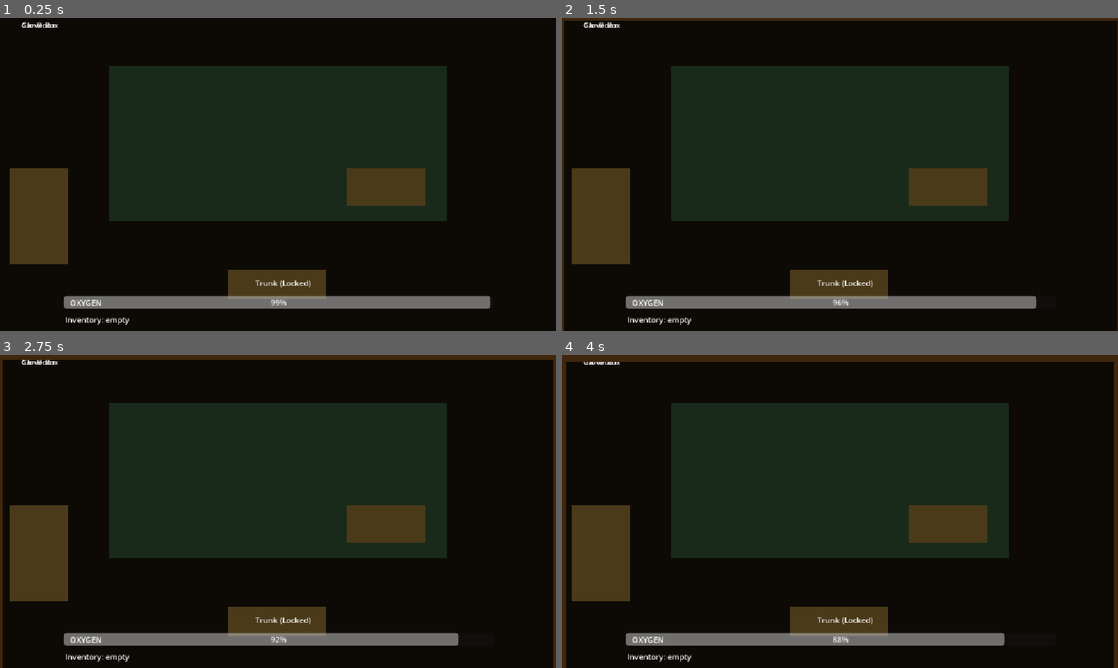
Above: before the commit, frames 1-4 (two rows, left to right).
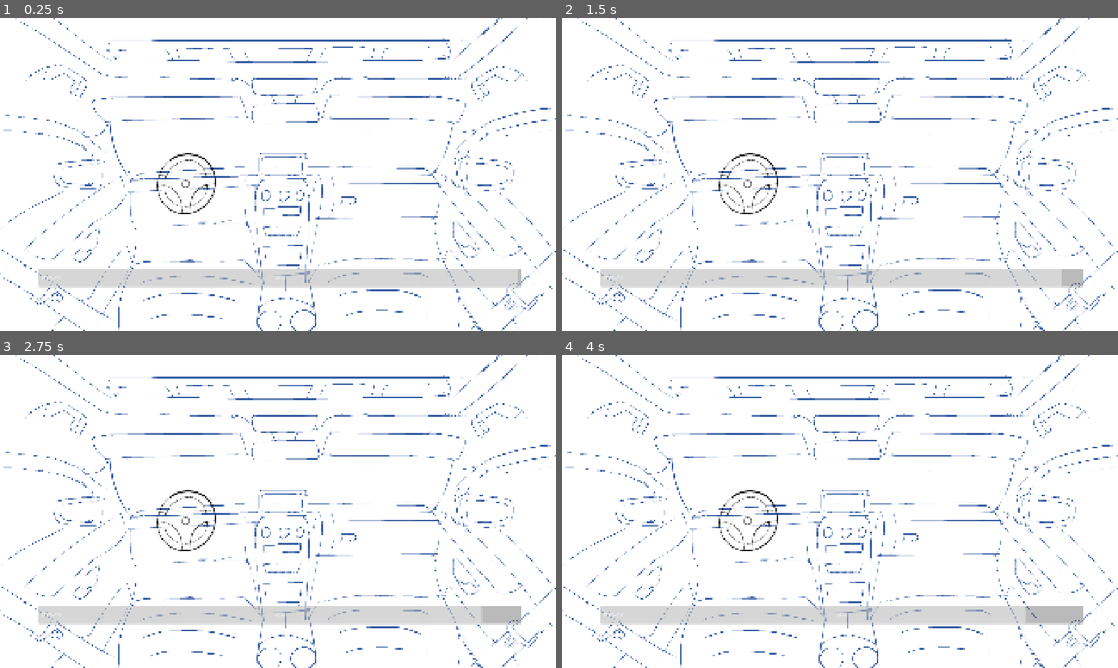
Above: after the commit, the same moments.

Repository: CcAa1001/Breath-In-Breath-Out
Game: Godot game, scene res://main.tscn
The game is run twice, just before and just after one commit, with the same random seed, the same clock (stepped at 60 frames per second) and the same inputs.
Inputs (mouse positions are in pixels of both pictures, inside the frame that each line leads up to):
- Up to frame 1 (0.25 s): no input
- Up to frame 2 (1.5 s): move the mouse to (945, 187) at 0.52 s; click (945, 187) at 0.67 s; move the mouse to (600, 215) at 1.27 s; click (600, 215) at 1.42 s
- Up to frame 3 (2.75 s): move the mouse to (278, 621) at 2.02 s; click (278, 621) at 2.17 s
- Up to frame 4 (4 s): tap Enter at 2.75 s; move the mouse to (812, 574) at 2.77 s; click (812, 574) at 2.92 s; tap Space at 3.5 s; move the mouse to (1006, 558) at 3.52 s; click (1006, 558) at 3.67 s

The runs differ from the first frame. In frame 1, 100% of the frame differs, in the area x 0-100%, y 0-100%; in frame 2, 100%; in frame 3, 100%; in frame 4, 100%.
Error before the commit: Attempt to call function 'hide' in base 'null instance' on a null instance. (res://main.gd:6)
Error after the commit: Invalid access to property or key 'shape' on a base object of type 'null instance'. (res://clickable_item.gd:19)

Commit message:
update 2

Diff:
--- a/clickable_item.gd
+++ b/clickable_item.gd
@@ -1,18 +1,43 @@
 extends Area2D
 
 @export var item_name: String = "item"
-@export var description: String = "You found something."
-@export var collectible: bool = true   # false = just shows text, doesn't go to inventory
+@export var description: String = "..."
+@export var collectible: bool = true
+@export var pov_target: String = ""  # fill this for BackSeatBtn → "back"
+
+var highlight: ColorRect
 
 func _ready() -> void:
 	input_pickable = true
-	connect("input_event", _on_input_event)
+	mouse_entered.connect(_on_hover)
+	mouse_exited.connect(_on_unhover)
+	input_event.connect(_on_input_event)
+	_build_highlight()
+
+func _build_highlight() -> void:
+	highlight = ColorRect.new()
+	var shape = $Shape.shape as RectangleShape2D
+	highlight.size = shape.size
+	highlight.position = -shape.size / 2
+	highlight.color = Color(1, 1, 1, 0.08)
+	highlight.visible = false
+	add_child(highlight)
+
+func _on_hover() -> void:
+	highlight.visible = true
+
+func _on_unhover() -> void:
+	highlight.visible = false
 
 func _on_input_event(_viewport, event, _shape_idx) -> void:
-	if event is InputEventMouseButton and event.pressed:
-		if GameManager.is_game_over:
-			return
-		print(description)   # replace with a proper dialogue box later
-		if collectible:
-			GameManager.collect_item(item_name)
-			queue_free()     # remove from scene once picked up
+	if not (event is InputEventMouseButton and event.pressed):
+		return
+	if GameManager.is_game_over:
+		return
+	if pov_target != "":
+		get_node("/root/Main/POVManager").switch_to(pov_target)
+		return
+	print("[CLICK] " + item_name + ": " + description)
+	if collectible:
+		GameManager.collect_item(item_name)
+		queue_free()
--- a/main.gd
+++ b/main.gd
@@ -3,11 +3,11 @@
 func _ready() -> void:
 	GameManager.game_over_triggered.connect(_on_game_over)
 	GameManager.item_collected.connect(_on_item_collected)
-	$UI/GameOverScreen.hide()
+	$GameOverScreen.hide() # Removed UI/
 
 func _on_game_over(reason: String) -> void:
-	$UI/GameOverScreen.show()
-	$UI/GameOverScreen/ReasonLabel.text = reason + "\n\nClick anywhere to restart"
+	$GameOverScreen.show() # Removed UI/
+	$GameOverScreen/ReasonLabel.text = reason + "\n\nClick anywhere to restart" # Removed UI/
 
 func _on_item_collected(item_name: String) -> void:
-	$UI/InventoryLabel.text = "Inventory: " + ", ".join(GameManager.inventory)
+	$InventoryLabel.text = "Inventory: " + ", ".join(GameManager.inventory) # Removed UI/
--- a/main.tscn
+++ b/main.tscn
@@ -5,102 +5,35 @@
 [ext_resource type="Script" uid="uid://hbwhbjqtbuiq" path="res://soil_overlay.gd" id="2_lquwl"]
 [ext_resource type="Script" uid="uid://clec7nsjceuyg" path="res://oxygen_bar.gd" id="3_7mycd"]
 [ext_resource type="Script" uid="uid://bqlsoxhxig1yv" path="res://game_over.gd" id="4_272bh"]
+[ext_resource type="Script" uid="uid://by2u3a0rxydt4" path="res://pov_manager.gd" id="5_272bh"]
+[ext_resource type="Texture2D" uid="uid://drjgricbynjem" path="res://assets/Placeholder.png" id="5_lquwl"]
 
-[sub_resource type="RectangleShape2D" id="RectangleShape2D_1bvp3"]
-size = Vector2(160, 80)
+[sub_resource type="CircleShape2D" id="CircleShape2D_7mycd"]
+radius = 102.176315
 
-[sub_resource type="RectangleShape2D" id="RectangleShape2D_lquwl"]
-size = Vector2(120, 200)
+[sub_resource type="RectangleShape2D" id="RectangleShape2D_272bh"]
+size = Vector2(373, 114)
 
-[sub_resource type="RectangleShape2D" id="RectangleShape2D_7mycd"]
-size = Vector2(200, 60)
+[sub_resource type="RectangleShape2D" id="RectangleShape2D_5vw27"]
+size = Vector2(170, 307)
+
+[sub_resource type="RectangleShape2D" id="RectangleShape2D_kek77"]
+size = Vector2(95, 99)
+
+[sub_resource type="RectangleShape2D" id="RectangleShape2D_4c57u"]
+size = Vector2(300, 80)
+
+[sub_resource type="RectangleShape2D" id="RectangleShape2D_efxa6"]
+size = Vector2(224, 60)
 
 [node name="Main" type="Node2D" unique_id=1450602400]
 script = ExtResource("1_1bvp3")
 
 [node name="Background" type="ColorRect" parent="." unique_id=711402799]
-offset_right = 1152.0
-offset_bottom = 648.0
+offset_right = 1920.0
+offset_bottom = 1080.0
+mouse_filter = 2
 color = Color(0.101960786, 0.0627451, 0.03137255, 1)
-
-[node name="CarInterior" type="Node2D" parent="." unique_id=597133552]
-
-[node name="WindowFrame" type="ColorRect" parent="CarInterior" unique_id=1144644273]
-offset_right = 1152.0
-offset_bottom = 648.0
-color = Color(0.050980393, 0.039215688, 0.019607844, 1)
-
-[node name="ColorRect" type="ColorRect" parent="CarInterior/WindowFrame" unique_id=423769594]
-layout_mode = 0
-offset_left = 226.0
-offset_top = 100.0
-offset_right = 926.0
-offset_bottom = 420.0
-color = Color(0.101960786, 0.16470589, 0.101960786, 1)
-
-[node name="GloveBox" type="Area2D" parent="CarInterior" unique_id=1384895634]
-script = ExtResource("2_7mycd")
-
-[node name="GloveBox" type="CollisionShape2D" parent="CarInterior/GloveBox" unique_id=345865200]
-position = Vector2(800, 350)
-shape = SubResource("RectangleShape2D_1bvp3")
-
-[node name="ColorRect" type="ColorRect" parent="CarInterior/GloveBox/GloveBox" unique_id=815640592]
-offset_left = -80.0
-offset_top = -40.0
-offset_right = 80.0
-offset_bottom = 40.0
-color = Color(0.2901961, 0.22745098, 0.101960786, 1)
-
-[node name="Label" type="Label" parent="CarInterior/GloveBox" unique_id=1093626940]
-offset_left = 44.0
-offset_top = 3.0
-offset_right = 283.0
-offset_bottom = 69.0
-text = "Glove Box"
-
-[node name="CarDoor" type="Area2D" parent="CarInterior" unique_id=640707083]
-script = ExtResource("2_7mycd")
-
-[node name="CarDoor" type="CollisionShape2D" parent="CarInterior/CarDoor" unique_id=421747511]
-position = Vector2(81, 409)
-shape = SubResource("RectangleShape2D_lquwl")
-
-[node name="ColorRect2" type="ColorRect" parent="CarInterior/CarDoor/CarDoor" unique_id=741124723]
-offset_left = -61.0
-offset_top = -99.0
-offset_right = 60.0
-offset_bottom = 100.0
-color = Color(0.2901961, 0.22745098, 0.101960786, 1)
-
-[node name="Label" type="Label" parent="CarInterior/CarDoor" unique_id=92171172]
-offset_left = 45.0
-offset_top = 3.0
-offset_right = 114.0
-offset_bottom = 52.0
-text = "Car Door
-"
-
-[node name="Trunk" type="Area2D" parent="CarInterior" unique_id=1004273010]
-position = Vector2(576, 550)
-script = ExtResource("2_7mycd")
-
-[node name="Trunk" type="CollisionShape2D" parent="CarInterior/Trunk" unique_id=8481153]
-shape = SubResource("RectangleShape2D_7mycd")
-
-[node name="ColorRect3" type="ColorRect" parent="CarInterior/Trunk/Trunk" unique_id=814568785]
-offset_left = -103.0
-offset_top = -29.0
-offset_right = 100.0
-offset_bottom = 31.0
-color = Color(0.2901961, 0.22745098, 0.101960786, 1)
-
-[node name="Label" type="Label" parent="CarInterior/Trunk" unique_id=1300484820]
-offset_left = -47.0
-offset_top = -13.0
-offset_right = 68.0
-offset_bottom = 10.0
-text = "Trunk (Locked)"
 
 [node name="SoilOverlay" type="Node2D" parent="." unique_id=1976311048]
 script = ExtResource("2_lquwl")
@@ -119,41 +52,104 @@
 
 [node name="UI" type="CanvasLayer" parent="." unique_id=171038985]
 
-[node name="OxygenBar" type="ProgressBar" parent="." unique_id=294812219]
+[node name="OxygenBar" type="ProgressBar" parent="UI" unique_id=294812219]
 offset_left = 132.0
-offset_top = 575.0
-offset_right = 1023.0
-offset_bottom = 602.0
+offset_top = 867.0
+offset_right = 1801.0
+offset_bottom = 928.0
 value = 100.0
 script = ExtResource("3_7mycd")
 
-[node name="OxygenLabel" type="Label" parent="." unique_id=868907781]
+[node name="OxygenLabel" type="Label" parent="UI" unique_id=868907781]
 offset_left = 145.0
-offset_top = 578.0
-offset_right = 211.0
-offset_bottom = 601.0
+offset_top = 885.0
+offset_right = 522.0
+offset_bottom = 932.0
 text = "OXYGEN"
 
-[node name="InventoryLabel" type="Label" parent="." unique_id=1426445610]
+[node name="InventoryLabel" type="Label" parent="UI" unique_id=1426445610]
 offset_left = 135.0
-offset_top = 613.0
-offset_right = 1023.0
-offset_bottom = 636.0
+offset_top = 952.0
+offset_right = 1739.0
+offset_bottom = 1019.0
 text = "Inventory: empty"
 
-[node name="GameOverScreen" type="CanvasLayer" parent="." unique_id=2097113647]
+[node name="LocationLabel" type="Label" parent="UI" unique_id=1246377193]
+offset_right = 40.0
+offset_bottom = 23.0
+
+[node name="GameOverScreen" type="CanvasLayer" parent="UI" unique_id=2097113647]
 script = ExtResource("4_272bh")
 
-[node name="Overlay" type="ColorRect" parent="GameOverScreen" unique_id=945187642]
+[node name="Overlay" type="ColorRect" parent="UI/GameOverScreen" unique_id=945187642]
 offset_left = 1.0
-offset_right = 1153.0
-offset_bottom = 648.0
+offset_right = 1921.0
+offset_bottom = 1080.0
 tooltip_text = "Game Over"
+mouse_filter = 2
 color = Color(0, 0, 0, 0)
 
-[node name="ReasonLabel" type="Label" parent="GameOverScreen" unique_id=1856768241]
+[node name="ReasonLabel" type="Label" parent="UI/GameOverScreen" unique_id=1856768241]
 offset_left = 375.0
 offset_top = 204.0
 offset_right = 415.0
 offset_bottom = 227.0
 text = "Game Over"
+
+[node name="POVManager" type="Node2D" parent="." unique_id=1614618310]
+script = ExtResource("5_272bh")
+
+[node name="FrontRow2" type="Node2D" parent="POVManager" unique_id=651537742]
+
+[node name="CarImage" type="Sprite2D" parent="POVManager/FrontRow2" unique_id=1203633041]
+position = Vector2(960, 538)
+scale = Vector2(0.99791664, 1)
+texture = ExtResource("5_lquwl")
+
+[node name="SteeringWheel" type="Area2D" parent="POVManager/FrontRow2" unique_id=2114959925]
+script = ExtResource("2_7mycd")
+
+[node name="CollisionShape2D" type="CollisionShape2D" parent="POVManager/FrontRow2/SteeringWheel" unique_id=174964105]
+position = Vector2(647, 574)
+shape = SubResource("CircleShape2D_7mycd")
+
+[node name="GloveBox" type="Area2D" parent="POVManager/FrontRow2" unique_id=136395845]
+script = ExtResource("2_7mycd")
+
+[node name="CollisionShape2D7" type="CollisionShape2D" parent="POVManager/FrontRow2/GloveBox" unique_id=848183566]
+position = Vector2(1326.5, 630)
+shape = SubResource("RectangleShape2D_272bh")
+
+[node name="CenterConsole" type="Area2D" parent="POVManager/FrontRow2" unique_id=1920185010]
+script = ExtResource("2_7mycd")
+
+[node name="CollisionShape2D6" type="CollisionShape2D" parent="POVManager/FrontRow2/CenterConsole" unique_id=923499495]
+position = Vector2(978, 721.5)
+shape = SubResource("RectangleShape2D_5vw27")
+
+[node name="LeftDoor" type="Area2D" parent="POVManager/FrontRow2" unique_id=454895465]
+script = ExtResource("2_7mycd")
+
+[node name="CollisionShape2D5" type="CollisionShape2D" parent="POVManager/FrontRow2/LeftDoor" unique_id=1804453308]
+position = Vector2(295.5, 786.5)
+shape = SubResource("RectangleShape2D_kek77")
+
+[node name="BackSeatBtn" type="Area2D" parent="POVManager/FrontRow2" unique_id=388748199]
+script = ExtResource("2_7mycd")
+
+[node name="CollisionShape2D4" type="CollisionShape2D" parent="POVManager/FrontRow2/BackSeatBtn" unique_id=1841225075]
+position = Vector2(960, 980)
+shape = SubResource("RectangleShape2D_4c57u")
+
+[node name="RearviewMirror" type="Area2D" parent="POVManager/FrontRow2" unique_id=1274272076]
+script = ExtResource("2_7mycd")
+
+[node name="CollisionShape2D3" type="CollisionShape2D" parent="POVManager/FrontRow2/RearviewMirror" unique_id=109430242]
+position = Vector2(992, 332)
+shape = SubResource("RectangleShape2D_efxa6")
+
+[node name="BackRow" type="Node2D" parent="POVManager" unique_id=1933254938]
+
+[node name="CarImage" type="Sprite2D" parent="POVManager/BackRow" unique_id=52371136]
+
+[node name="SoilOverlay2" type="Node2D" parent="." unique_id=1631654674]
--- /dev/null
+++ b/pov_manager.gd
@@ -0,0 +1,18 @@
+extends Node2D
+
+var current_pov: String = "front"
+
+func _ready() -> void:
+	$FrontRow.visible = true
+	$BackRow.visible = false
+	_update_label()
+
+func switch_to(pov: String) -> void:
+	current_pov = pov
+	$FrontRow.visible = (pov == "front")
+	$BackRow.visible = (pov == "back")
+	_update_label()
+
+func _update_label() -> void:
+	var label = get_node("/root/Main/UI/LocationLabel")
+	label.text = "[ " + ("Front Seat" if current_pov == "front" else "Back Seat") + " ]"
--- a/project.godot
+++ b/project.godot
@@ -21,7 +21,10 @@
 
 [display]
 
+window/size/viewport_width=1920
+window/size/viewport_height=1080
 window/stretch/mode="canvas_items"
+window/stretch/aspect="expand"
 
 [physics]
 
--- a/soil_overlay.gd
+++ b/soil_overlay.gd
@@ -1,7 +1,7 @@
 extends Node2D
 
-var screen_w: float = 1152.0
-var screen_h: float = 648.0
+var screen_w: float = 1920.0
+var screen_h: float = 1080.0
 var max_intrusion: float = 250.0
 var soil_color: Color = Color(0.25, 0.15, 0.05)
 
Binary file added: assets/Placeholder.png
Not shown, added: assets/Placeholder.png.import
Not shown, added: pov_manager.gd.uid
